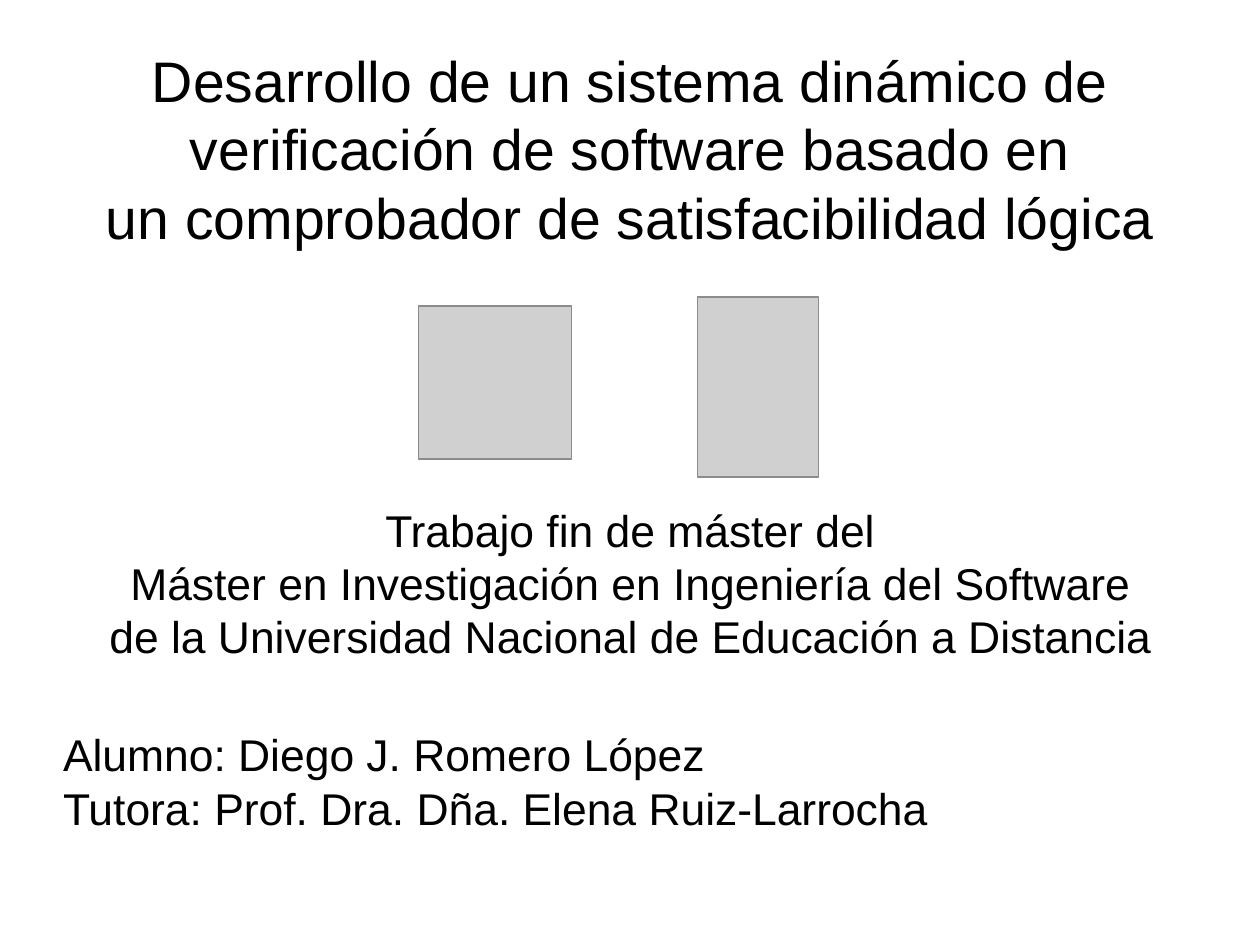
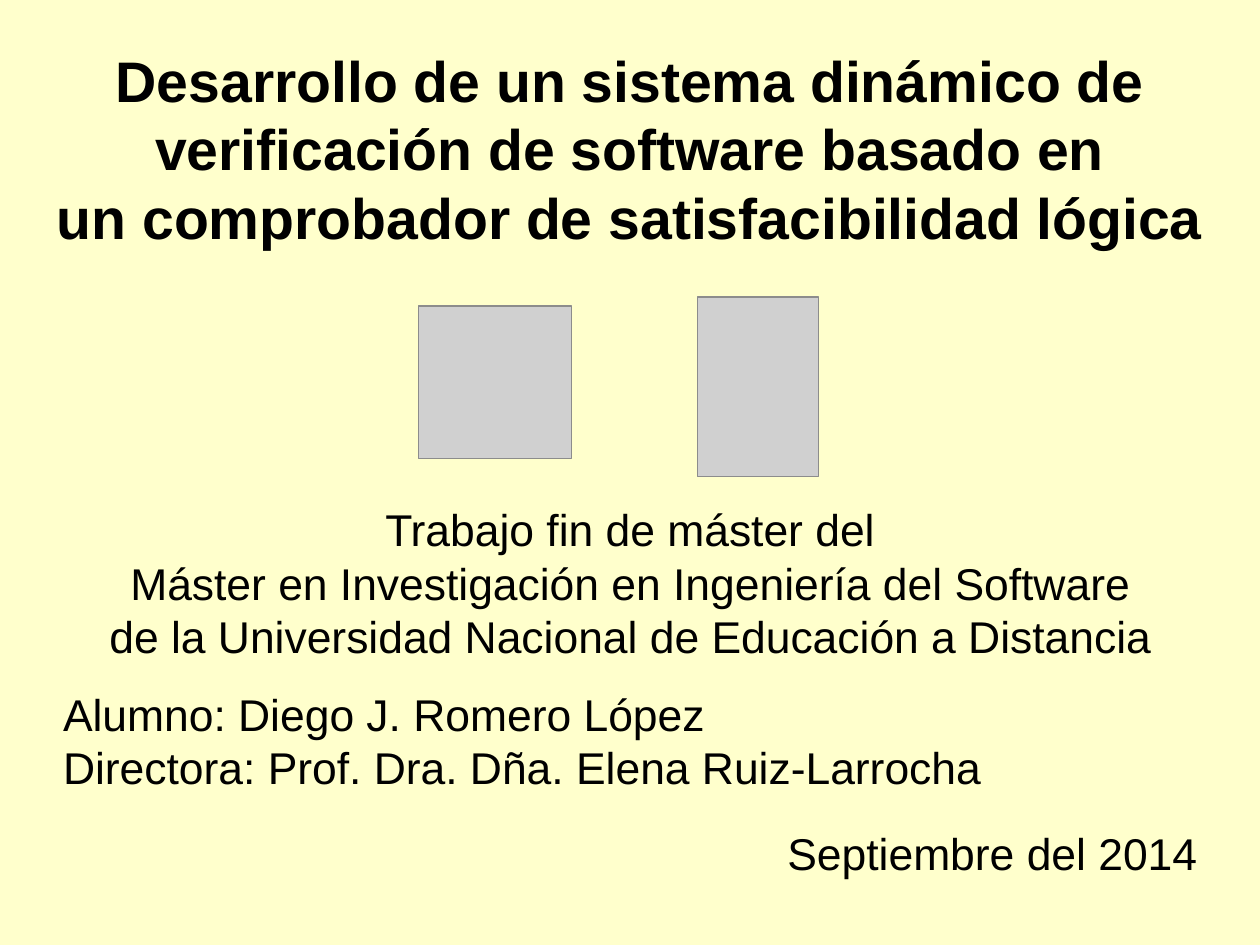
Before and after one commit to diegojromerolopez/djbdd, a slide deck: slide 1 of doc/presentacion.odp. Drawn at 1260x945 pixels with LibreOffice and Linux fonts; fonts in the diff are those of the drawing; grey boxes stand for pictures. Boxes give left, top, right and bottom in pixels: in the first picture for what was removed or moved away, otherwise in the second. Text is boxed around its words. In the diff, an @@ line names an element or a change of style, - is before the commit and + after.

```diff
--- a/doc/presentacion.odp
+++ b/doc/presentacion.odp
@@ background #FFFFFF to #FFFFCC @@
@@ title "Desarrollo de un sistema dinámico ..." at [57, 60, 1202, 250]: bold on @@
@@ text "Alumno: Diego J. Romero López": place and size @@
-text "Alumno: Diego J. Romero López" at [63, 738, 928, 826]
+text "Alumno: Diego J. Romero López" at [63, 698, 981, 785]
@@ text at [63, 751, 981, 785]: text changed @@
-Tutora: Prof. Dra. Dña. Elena Ruiz-Larrocha
+Directora: Prof. Dra. Dña. Elena Ruiz-Larrocha
@@ text added at [787, 837, 1197, 879], 28 pt, text #000000 @@
+Septiembre del 2014
```
Also in this commit, not shown: 23 other slides changed, 3 slides added, 2 slides removed, 1 other file.
